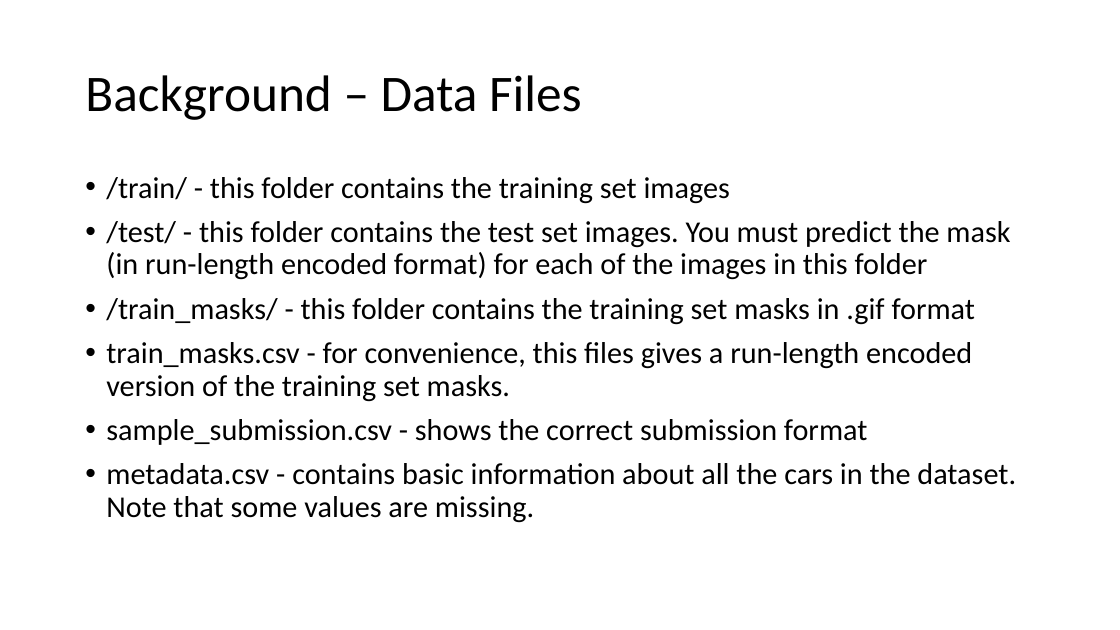
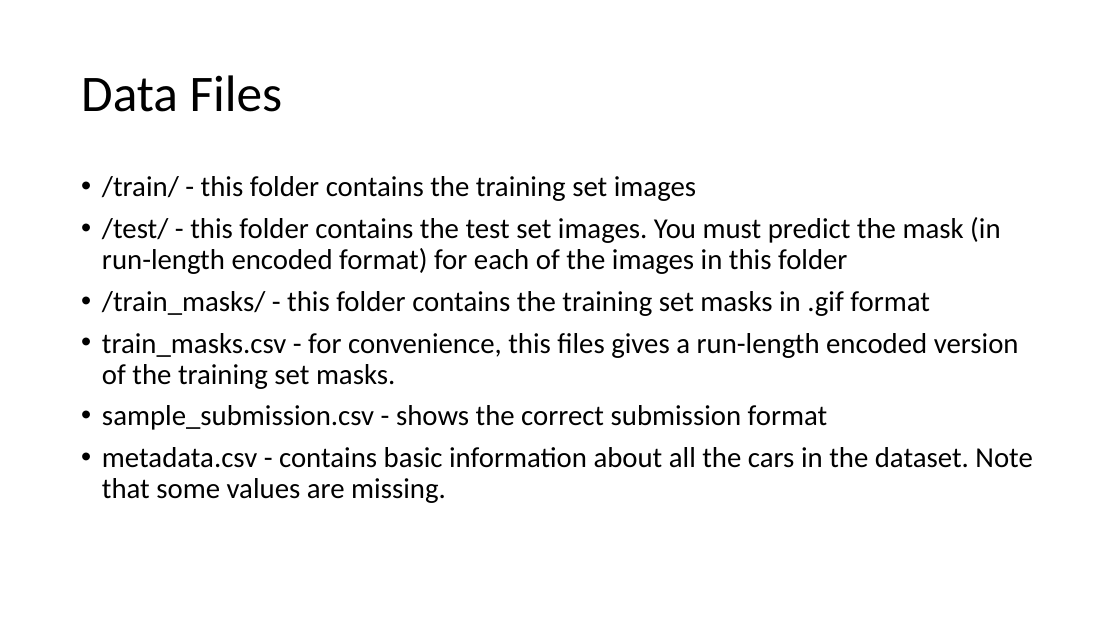
Before and after one commit to ligenchang/carvana-image-masking-challenge, a slide deck: slide 3 of Presentaton.pptx. Drawn at 1120x630 pixels with LibreOffice and Linux fonts; fonts in the diff are those of the drawing. Boxes give left, top, right and bottom in pixels: in the first picture for what was removed or moved away, otherwise in the second. Text is boxed around its words. In the diff, an @@ line names an element or a change of style, - is before the commit and + after.

Commit message:
update the presentation slide

```diff
--- a/Presentaton.pptx
+++ b/Presentaton.pptx
@@ title at bbox=[81, 75, 283, 112]: text changed @@
-Background – Data Files
+Data Files
@@ text "/train/ - this folder contains ..." at bbox=[102, 176, 1032, 503]: size 25.9 to 24.8 pt; less space between paragraphs @@
```
Also in this commit, not shown: 6 other slides changed, 7 slides added, 1 slide removed.
